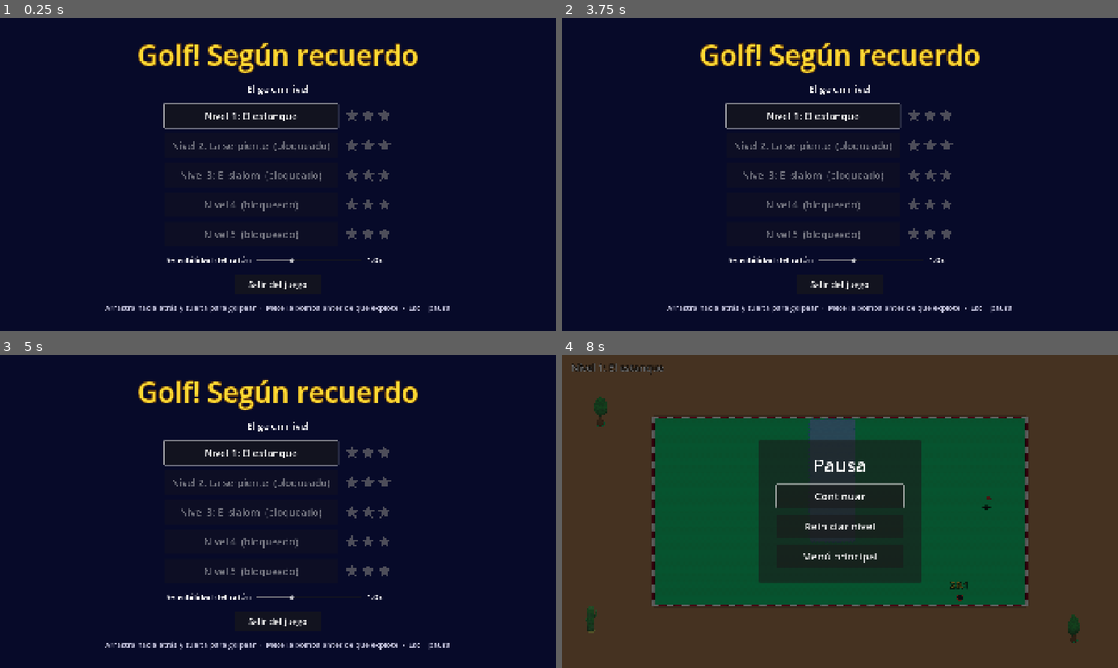
Above: before the commit, frames 1-4 (two rows, left to right).
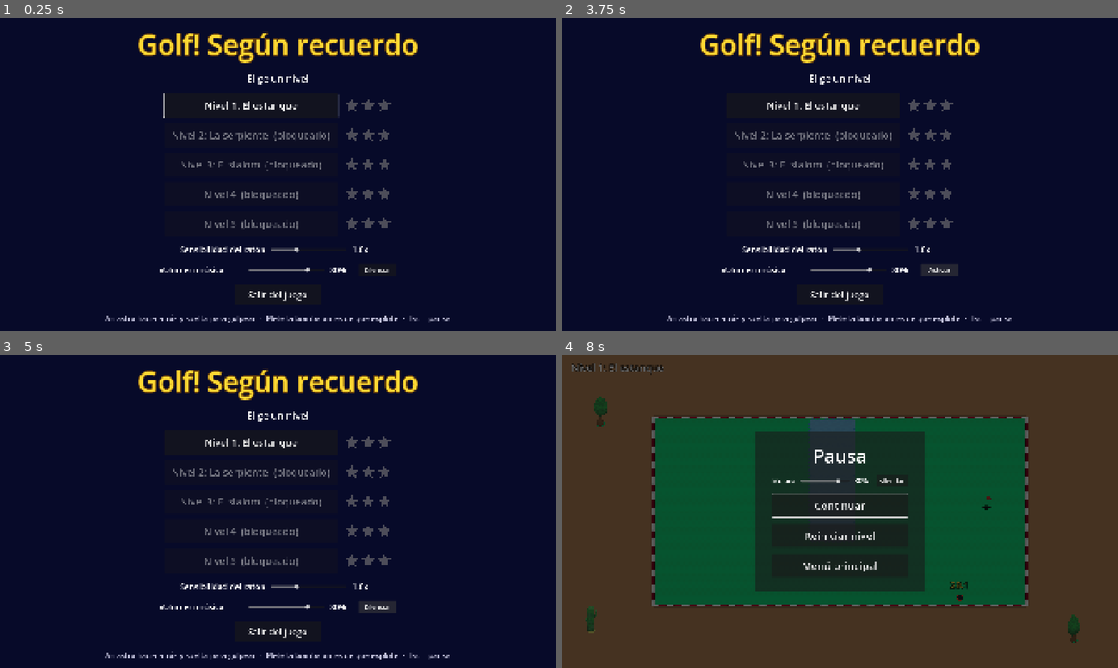
Above: after the commit, the same moments.

Repository: CarlosDanielQuePerez/Golf-seg-n-recuerdo
Game: Godot game, scene res://UI/main_menu.tscn
Same seed, same stepped clock (60 frames per second), same inputs: the game is played once before the commit and once after it.
Inputs (mouse positions are in pixels of both pictures, inside the frame that each line leads up to):
- Up to frame 1 (0.25 s): no input
- Up to frame 2 (3.75 s): click "Nivel 1: El estanque" at 0.5 s; tap Enter at 1.25 s; move the mouse to (962, 158) at 1.27 s; click (962, 158) at 1.42 s; tap Space at 2 s; drag from (728, 190) to (817, 89) at 2.02 s; click "Menú principal" at 2.75 s; click (940, 271) at 3.5 s, where only the run after the commit has a clickable "Silenciar"
- Up to frame 3 (5 s): click (378, 608) at 4.25 s, where only the run after the commit has a clickable "Activar"
- Up to frame 4 (8 s): click "Nivel 1: El estanque" at 5 s; tap Enter at 5.75 s; move the mouse to (895, 442) at 5.77 s; click (895, 442) at 5.92 s; drag from (812, 574) to (673, 464) at 6.52 s; move the mouse to (1006, 558) at 7.27 s; click (1006, 558) at 7.42 s; tap Escape (pause) at 7.9 s

The runs differ from the first frame. In frame 1, 8.6% of the frame differs, in the area x 18-81%, y 4-98%; in frame 2, 8.8%; in frame 3, 8.8%; in frame 4, 3.8%.

Commit message:
Agregar musica al menu principal y nivel 1 con controles de volumen y pausa

Diff:
--- a/Scenes/Levels/level1.tscn
+++ b/Scenes/Levels/level1.tscn
@@ -9,6 +9,7 @@
 [ext_resource type="PackedScene" path="res://UI/pause_menu.tscn" id="7_ryjqc"]
 [ext_resource type="PackedScene" path="res://UI/victory_screen.tscn" id="8_xe7un"]
 [ext_resource type="PackedScene" path="res://UI/defeat_screen.tscn" id="9_v3vqe"]
+[ext_resource type="AudioStream" uid="uid://b5cq0b70mxv6k" path="res://Assets/Audio/level1_theme.mp3" id="10_music"]
 
 [sub_resource type="RectangleShape2D" id="RectangleShape2D_bvs0b"]
 size = Vector2(1280, 64)
@@ -99,3 +100,10 @@
 [node name="VictoryScreen" parent="." unique_id=894979764 instance=ExtResource("8_xe7un")]
 
 [node name="DefeatScreen" parent="." unique_id=1732592604 instance=ExtResource("9_v3vqe")]
+
+[node name="MusicPlayer" type="AudioStreamPlayer" parent="."]
+process_mode = 3
+stream = ExtResource("10_music")
+volume_db = -6.0
+autoplay = true
+bus = &"Master"
--- a/Scripts/Autoload/game_manager.gd
+++ b/Scripts/Autoload/game_manager.gd
@@ -17,6 +17,10 @@
 var unlocked_level := 1          # nivel más alto que se puede jugar
 var best_stars := {}             # level_id -> mejor número de estrellas (1 a 3)
 var mouse_sensitivity := 1.0     # multiplica la distancia del ratón al calcular la fuerza
+var music_volume := 80.0          # volumen de música (0 a 100)
+var music_muted := false          # si la música está silenciada
+
+signal music_settings_changed
 
 @onready var ui_click_sound: AudioStreamPlayer = $UIClickSound
 
@@ -86,6 +90,18 @@
 	save_game()
 
 
+func set_music_volume(value: float) -> void:
+	music_volume = clampf(value, 0.0, 100.0)
+	save_game()
+	music_settings_changed.emit()
+
+
+func set_music_muted(value: bool) -> void:
+	music_muted = value
+	save_game()
+	music_settings_changed.emit()
+
+
 # --- Sonido de interfaz ----------------------------------------------------
 
 func play_ui_click() -> void:
@@ -105,6 +121,8 @@
 	for level_id in best_stars:
 		cfg.set_value("best_stars", "level_%d" % level_id, best_stars[level_id])
 	cfg.set_value("settings", "mouse_sensitivity", mouse_sensitivity)
+	cfg.set_value("settings", "music_volume", music_volume)
+	cfg.set_value("settings", "music_muted", music_muted)
 	cfg.save(SAVE_PATH)
 
 
@@ -120,3 +138,5 @@
 			best_stars[level_id] = clampi(stars, 1, 3)
 	mouse_sensitivity = clampf(cfg.get_value("settings", "mouse_sensitivity", 1.0),
 			MIN_SENSITIVITY, MAX_SENSITIVITY)
+	music_volume = clampf(cfg.get_value("settings", "music_volume", 80.0), 0.0, 100.0)
+	music_muted = bool(cfg.get_value("settings", "music_muted", false))
--- a/Scripts/Gameplay/level.gd
+++ b/Scripts/Gameplay/level.gd
@@ -48,6 +48,7 @@
 @onready var pause_menu: PauseMenu = $PauseMenu
 @onready var victory_screen: VictoryScreen = $VictoryScreen
 @onready var defeat_screen: DefeatScreen = $DefeatScreen
+@onready var music_player: AudioStreamPlayer = get_node_or_null("MusicPlayer")
 
 
 func _ready() -> void:
@@ -61,6 +62,8 @@
 	bomb.explosion_finished.connect(_on_explosion_finished)
 	hud.setup(bomb, GameManager.level_title(level_id))
 	hud.set_time(time_left)
+	_apply_music_settings()
+	GameManager.music_settings_changed.connect(_apply_music_settings)
 
 
 func _setup_camera() -> void:
@@ -164,3 +167,13 @@
 
 func _on_explosion_finished() -> void:
 	defeat_screen.show_result(_loss_reason)
+
+
+func _apply_music_settings() -> void:
+	if not music_player:
+		return
+	if GameManager.music_muted or GameManager.music_volume <= 0.0:
+		music_player.volume_db = -80.0
+	else:
+		var linear: float = (GameManager.music_volume / 100.0) * 0.5
+		music_player.volume_db = linear_to_db(linear)
--- a/Scripts/UI/main_menu.gd
+++ b/Scripts/UI/main_menu.gd
@@ -1,12 +1,16 @@
 extends Control
-# Menú principal: selección de niveles (desbloqueo progresivo) y sensibilidad del ratón.
+# Menú principal: selección de niveles (desbloqueo progresivo), sensibilidad y volumen de música.
 
 const LEVEL_BUTTON := preload("res://UI/level_button.tscn")
 
 @onready var levels: VBoxContainer = %Levels
 @onready var sensitivity_slider: HSlider = %SensitivitySlider
 @onready var sensitivity_value: Label = %SensitivityValue
+@onready var volume_slider: HSlider = %VolumeSlider
+@onready var volume_value: Label = %VolumeValue
+@onready var mute_button: Button = %MuteButton
 @onready var quit_button: Button = %QuitButton
+@onready var music_player: AudioStreamPlayer = $MusicPlayer
 
 
 func _ready() -> void:
@@ -14,11 +18,22 @@
 		var row := LEVEL_BUTTON.instantiate()
 		levels.add_child(row)
 		row.setup(level_id)
+
+	# Sensibilidad del ratón
 	sensitivity_slider.min_value = GameManager.MIN_SENSITIVITY
 	sensitivity_slider.max_value = GameManager.MAX_SENSITIVITY
 	sensitivity_slider.value = GameManager.mouse_sensitivity
 	sensitivity_slider.value_changed.connect(_on_sensitivity_changed)
 	_update_sensitivity_label()
+
+	# Controles de música
+	volume_slider.value = GameManager.music_volume
+	volume_slider.value_changed.connect(_on_volume_changed)
+	mute_button.pressed.connect(_on_mute_pressed)
+	GameManager.add_click_sound(mute_button)
+	GameManager.add_click_sound(quit_button)
+	_apply_audio_settings()
+
 	quit_button.pressed.connect(get_tree().quit)
 	levels.get_child(GameManager.unlocked_level - 1).get_node("Button").grab_focus()
 
@@ -30,3 +45,27 @@
 
 func _update_sensitivity_label() -> void:
 	sensitivity_value.text = "%.1fx" % GameManager.mouse_sensitivity
+
+
+func _on_volume_changed(value: float) -> void:
+	GameManager.set_music_volume(value)
+	if GameManager.music_muted and value > 0:
+		GameManager.set_music_muted(false)
+	_apply_audio_settings()
+
+
+func _on_mute_pressed() -> void:
+	GameManager.set_music_muted(not GameManager.music_muted)
+	_apply_audio_settings()
+
+
+func _apply_audio_settings() -> void:
+	volume_value.text = "%d%%" % int(GameManager.music_volume)
+	if GameManager.music_muted or GameManager.music_volume <= 0.0:
+		music_player.volume_db = -80.0
+		mute_button.text = "Activar"
+	else:
+		# Convertimos volumen porcentual (0 a 100) a decibelios con margen de -6 dB
+		var linear: float = (GameManager.music_volume / 100.0) * 0.5
+		music_player.volume_db = linear_to_db(linear)
+		mute_button.text = "Silenciar"
--- a/Scripts/UI/pause_menu.gd
+++ b/Scripts/UI/pause_menu.gd
@@ -5,6 +5,9 @@
 @onready var continue_button: Button = %ContinueButton
 @onready var restart_button: Button = %RestartButton
 @onready var menu_button: Button = %MenuButton
+@onready var volume_slider: HSlider = %VolumeSlider
+@onready var volume_value: Label = %VolumeValue
+@onready var mute_button: Button = %MuteButton
 
 
 func _ready() -> void:
@@ -12,13 +15,17 @@
 	continue_button.pressed.connect(close)
 	restart_button.pressed.connect(GameManager.restart_level)
 	menu_button.pressed.connect(GameManager.go_to_menu)
-	for button in [continue_button, restart_button, menu_button]:
+	for button in [continue_button, restart_button, menu_button, mute_button]:
 		GameManager.add_click_sound(button)
+
+	volume_slider.value_changed.connect(_on_volume_changed)
+	mute_button.pressed.connect(_on_mute_pressed)
 
 
 func open() -> void:
 	show()
 	get_tree().paused = true
+	_update_audio_ui()
 	continue_button.grab_focus()
 
 
@@ -27,6 +34,24 @@
 	get_tree().paused = false
 
 
+func _on_volume_changed(value: float) -> void:
+	GameManager.set_music_volume(value)
+	if GameManager.music_muted and value > 0:
+		GameManager.set_music_muted(false)
+	_update_audio_ui()
+
+
+func _on_mute_pressed() -> void:
+	GameManager.set_music_muted(not GameManager.music_muted)
+	_update_audio_ui()
+
+
+func _update_audio_ui() -> void:
+	volume_slider.value = GameManager.music_volume
+	volume_value.text = "%d%%" % int(GameManager.music_volume)
+	mute_button.text = "Activar" if GameManager.music_muted else "Silenciar"
+
+
 func _unhandled_input(event: InputEvent) -> void:
 	if visible and event.is_action_pressed("pause"):
 		close()
--- a/UI/main_menu.tscn
+++ b/UI/main_menu.tscn
@@ -1,6 +1,7 @@
 [gd_scene format=3]
 
 [ext_resource type="Script" path="res://Scripts/UI/main_menu.gd" id="1_menu"]
+[ext_resource type="AudioStream" uid="uid://6ldvstihigpw" path="res://Assets/Audio/menu_theme.mp3" id="2_music"]
 
 [node name="MainMenu" type="Control"]
 layout_mode = 3
@@ -59,13 +60,14 @@
 theme_override_constants/separation = 20
 
 [node name="SensitivityLabel" type="Label" parent="Center/VBox/Sensitivity"]
+custom_minimum_size = Vector2(290, 0)
 layout_mode = 2
 theme_override_font_sizes/font_size = 28
 text = "Sensibilidad del ratón"
 
 [node name="SensitivitySlider" type="HSlider" parent="Center/VBox/Sensitivity"]
 unique_name_in_owner = true
-custom_minimum_size = Vector2(360, 40)
+custom_minimum_size = Vector2(260, 40)
 layout_mode = 2
 size_flags_vertical = 4
 min_value = 0.5
@@ -79,6 +81,42 @@
 layout_mode = 2
 theme_override_font_sizes/font_size = 28
 text = "1.0x"
+
+[node name="MusicControls" type="HBoxContainer" parent="Center/VBox"]
+layout_mode = 2
+size_flags_horizontal = 4
+theme_override_constants/separation = 20
+
+[node name="MusicLabel" type="Label" parent="Center/VBox/MusicControls"]
+custom_minimum_size = Vector2(290, 0)
+layout_mode = 2
+theme_override_font_sizes/font_size = 28
+text = "Volumen música"
+
+[node name="VolumeSlider" type="HSlider" parent="Center/VBox/MusicControls"]
+unique_name_in_owner = true
+custom_minimum_size = Vector2(260, 40)
+layout_mode = 2
+size_flags_vertical = 4
+min_value = 0.0
+max_value = 100.0
+step = 5.0
+value = 80.0
+
+[node name="VolumeValue" type="Label" parent="Center/VBox/MusicControls"]
+unique_name_in_owner = true
+custom_minimum_size = Vector2(80, 0)
+layout_mode = 2
+theme_override_font_sizes/font_size = 28
+text = "80%"
+
+[node name="MuteButton" type="Button" parent="Center/VBox/MusicControls"]
+unique_name_in_owner = true
+custom_minimum_size = Vector2(130, 44)
+layout_mode = 2
+size_flags_vertical = 4
+theme_override_font_sizes/font_size = 22
+text = "Silenciar"
 
 [node name="QuitButton" type="Button" parent="Center/VBox"]
 unique_name_in_owner = true
@@ -94,3 +132,9 @@
 theme_override_font_sizes/font_size = 26
 text = "Arrastra hacia atrás y suelta para golpear  ·  Mete la bomba antes de que explote  ·  Esc = pausa"
 horizontal_alignment = 1
+
+[node name="MusicPlayer" type="AudioStreamPlayer" parent="."]
+stream = ExtResource("2_music")
+volume_db = -6.0
+autoplay = true
+bus = &"Master"
--- a/UI/pause_menu.tscn
+++ b/UI/pause_menu.tscn
@@ -42,6 +42,41 @@
 text = "Pausa"
 horizontal_alignment = 1
 
+[node name="MusicControls" type="HBoxContainer" parent="Center/Panel/Margin/VBox"]
+layout_mode = 2
+theme_override_constants/separation = 16
+
+[node name="MusicLabel" type="Label" parent="Center/Panel/Margin/VBox/MusicControls"]
+layout_mode = 2
+theme_override_font_sizes/font_size = 24
+text = "Música"
+
+[node name="VolumeSlider" type="HSlider" parent="Center/Panel/Margin/VBox/MusicControls"]
+unique_name_in_owner = true
+custom_minimum_size = Vector2(170, 32)
+layout_mode = 2
+size_flags_horizontal = 3
+size_flags_vertical = 4
+min_value = 0.0
+max_value = 100.0
+step = 5.0
+value = 80.0
+
+[node name="VolumeValue" type="Label" parent="Center/Panel/Margin/VBox/MusicControls"]
+unique_name_in_owner = true
+custom_minimum_size = Vector2(60, 0)
+layout_mode = 2
+theme_override_font_sizes/font_size = 24
+text = "80%"
+
+[node name="MuteButton" type="Button" parent="Center/Panel/Margin/VBox/MusicControls"]
+unique_name_in_owner = true
+custom_minimum_size = Vector2(110, 40)
+layout_mode = 2
+size_flags_vertical = 4
+theme_override_font_sizes/font_size = 20
+text = "Silenciar"
+
 [node name="ContinueButton" type="Button" parent="Center/Panel/Margin/VBox"]
 unique_name_in_owner = true
 custom_minimum_size = Vector2(440, 80)
Not shown, added: Assets/Audio/level1_theme.mp3.import
Not shown, added: Assets/Audio/menu_theme.mp3.import
Not shown, added: Assets/Audio/level1_theme.mp3
Not shown, added: Assets/Audio/menu_theme.mp3
